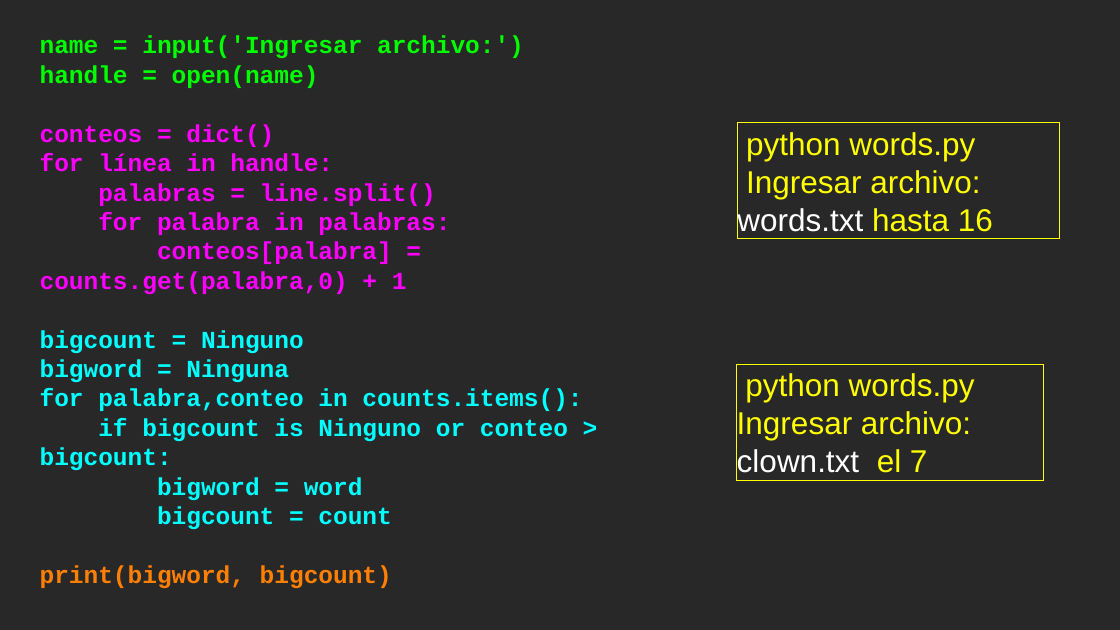
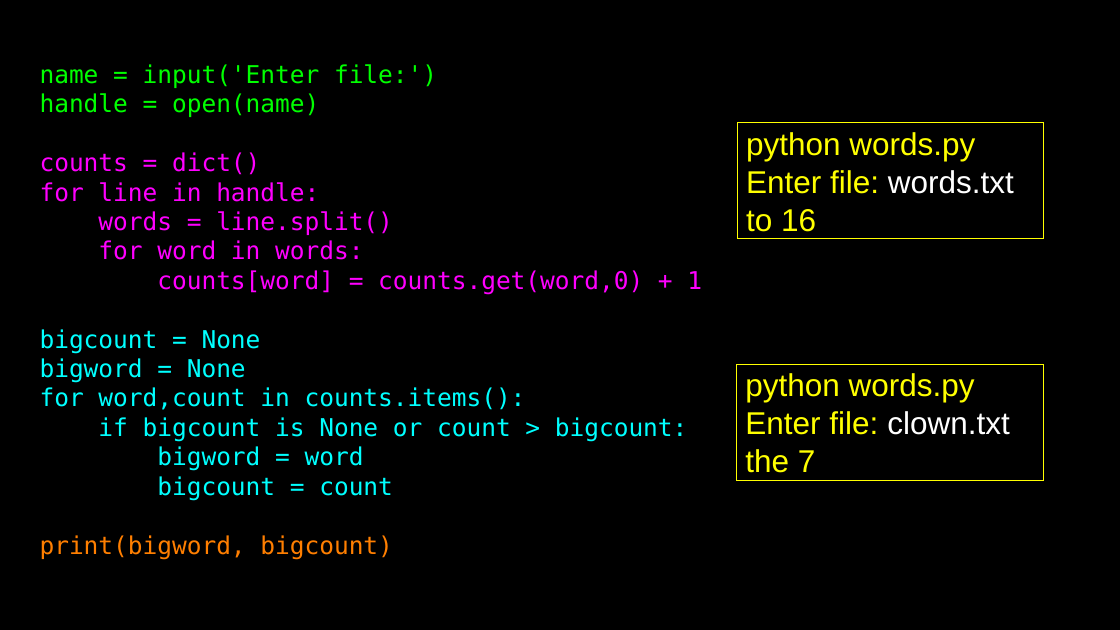
Before and after one commit to csev/py4e, a slide deck: slide 14 of lectures3/Pythonlearn-01-Intro.pptx. Drawn at 1120x630 pixels with LibreOffice and Linux fonts; fonts in the diff are those of the drawing. Boxes give left, top, right and bottom in pixels: in the first picture for what was removed or moved away, otherwise in the second. Text is boxed around its words. In the diff, an @@ line names an element or a change of style, - is before the commit and + after.

```diff
--- a/lectures3/Pythonlearn-01-Intro.pptx
+++ b/lectures3/Pythonlearn-01-Intro.pptx
@@ background #282828 to #000000 @@
@@ text at bbox=[40, 64, 437, 88]: text changed; font Courier New to DejaVu Sans Mono; bold off @@
-name = input('Ingresar archivo:')
+name = input('Enter file:')
@@ text at bbox=[40, 93, 393, 559]: font Courier New to DejaVu Sans Mono, bold off in "handle = open(name)", "bigword = word", "bigcount = count", "print(bigword, bigcount)" @@
@@ rectangle "python words.py": place and size @@
-rectangle "python words.py" at bbox=[737, 122, 1060, 239]
+rectangle "python words.py" at bbox=[737, 122, 1043, 239]
@@ text at bbox=[40, 152, 702, 442]: text changed; font Courier New to DejaVu Sans Mono; bold off @@
-conteos = dict()
-for línea in handle:
-palabras = line.split()
-for palabra in palabras:
-conteos[palabra] = counts.get(palabra,0) + 1
-bigcount = Ninguno
-bigword = Ninguna
-for palabra,conteo in counts.items():
-if bigcount is Ninguno or conteo > bigcount:
+counts = dict()
+for line in handle:
+words = line.split()
+for word in words:
+counts[word] = counts.get(word,0) + 1
+bigcount = None
+bigword = None
+for word,count in counts.items():
+if bigcount is None or count > bigcount:
@@ text in rectangle at bbox=[746, 170, 1014, 232]: text changed @@
-Ingresar archivo: words.txt hasta 16
+Enter file: words.txt
+to 16
@@ text in rectangle at bbox=[745, 411, 1009, 473]: text changed @@
-Ingresar archivo: clown.txt el 7
+Enter file: clown.txt
+the 7
@@ rectangle added at bbox=[0, 576, 1120, 630], fill #000000 @@
```
Also in this commit, not shown: 15 other slides changed, 29 slides added, 29 slides removed, 10 other files.
